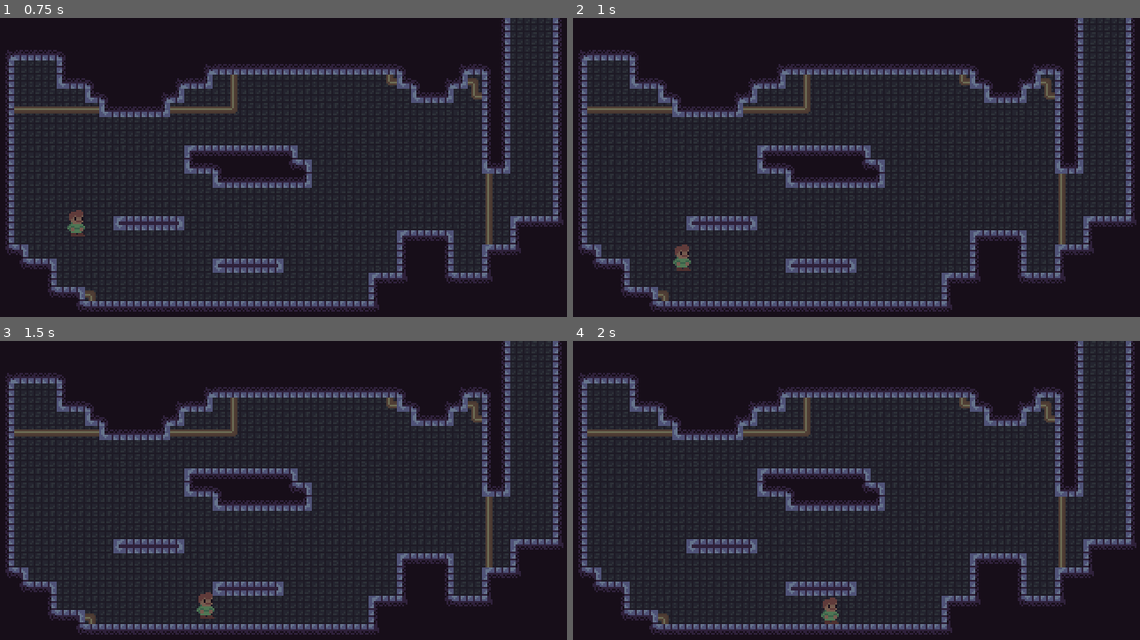
Above: before the commit, frames 1-4 (two rows, left to right).
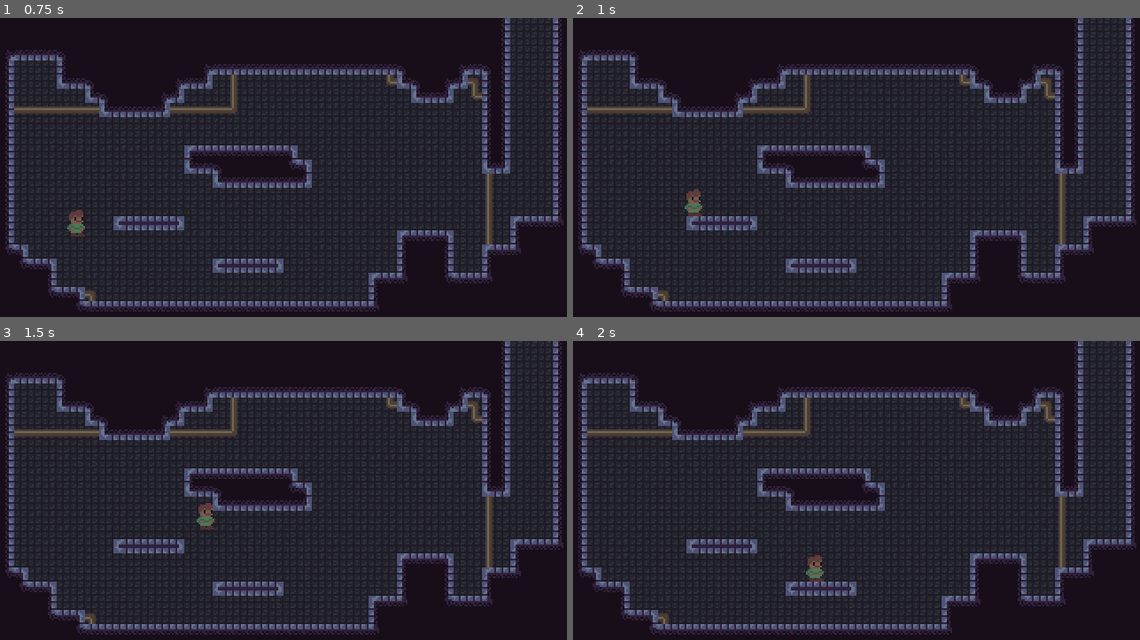
Above: after the commit, the same moments.

Repository: BrokenCogGames/MustacheMax
Game: Godot game, scene res://scenes/BaseLevel.tscn
The game is run twice, just before and just after one commit, with the same random seed, the same clock (stepped at 60 frames per second) and the same inputs.
Inputs:
- Up to frame 1 (0.75 s): tap Enter at 0.5 s; hold Right (ui_right) from 0.53 s (still down); tap Z (jump) at 0.6 s
- Up to frame 2 (1 s): keep holding Right (ui_right); tap Z (jump) at 0.77 s
- Up to frame 3 (1.5 s): keep holding Right (ui_right); tap Z (jump) at 1.07 s; tap X (dash) at 1.35 s
- Up to frame 4 (2 s): keep holding Right (ui_right); tap Z (jump) at 1.52, 1.55, 1.82 s

Frame 1 is identical in both runs. In frame 2, 0.4% of the frame differs, in the area x 17-23%, y 57-85%; in frame 3, 0.4%; in frame 4, 0.4%, in the area x 41-47%, y 71-95%.

Commit message:
add double jump

Diff:
--- a/scripts/Player.gd
+++ b/scripts/Player.gd
@@ -66,6 +66,7 @@
 	# Process user input, dash logic, and wallslide logic
 	get_input_axis()
 	dash(delta)
+	double_jump(delta)
 	wall_slide(delta)
 
 	# Handle basic vertical movement mechanics
@@ -129,6 +130,19 @@
 	axis.x = int(Input.is_action_pressed("ui_right")) - int(Input.is_action_pressed("ui_left"))
 	axis.y = int(Input.is_action_pressed("ui_down")) - int(Input.is_action_pressed("ui_up"))
 	axis = axis.normalized()
+
+func double_jump(delta):
+	if !has_double_jumped:
+		if !can_jump and !$Rotatable/RayCast2D.is_colliding():
+			# If you can't jump (in air) and you haven't double jumped yet...
+			if Input.is_action_just_pressed("jump"):
+				has_double_jumped = true
+				jump(delta)
+				friction_on_air()
+
+	if is_on_floor() and velocity.y >= 0:
+		has_double_jumped = false
+		sprite_color = "red"
 
 func dash(delta):
 	if !has_dashed:
